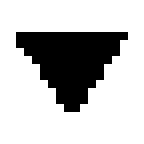
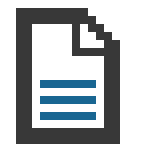
Layers edited between the first and the second w=144, h=144 image:
hid "submenu" over [16, 32, 128, 112]
showed "Article" over [16, 8, 120, 144]
